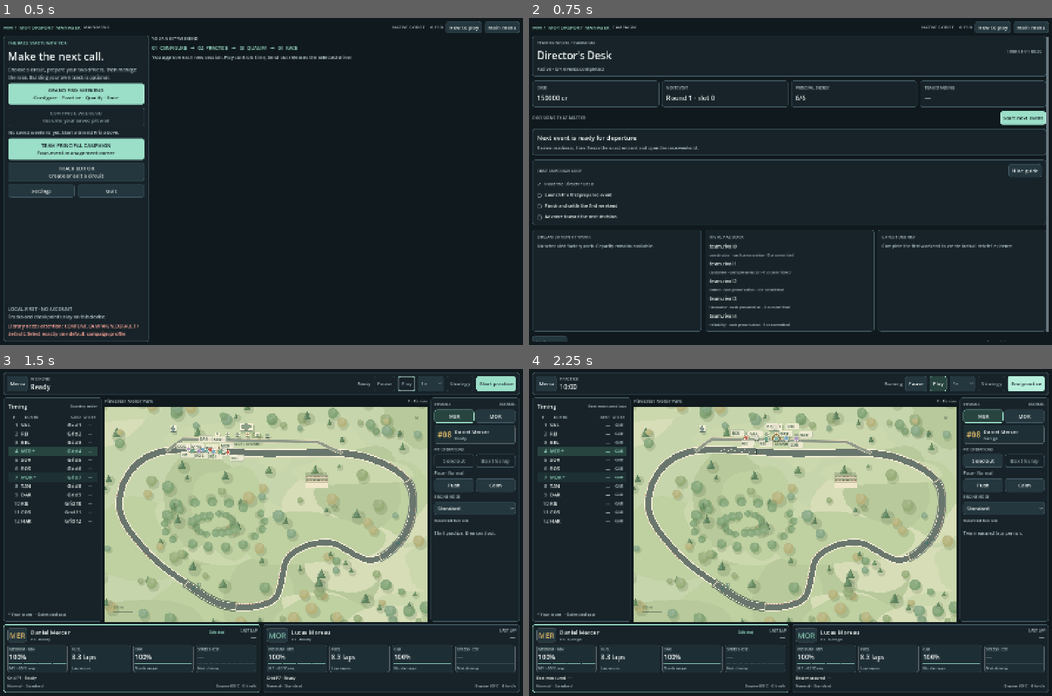
Above: before the commit, frames 1-4 (two rows, left to right).
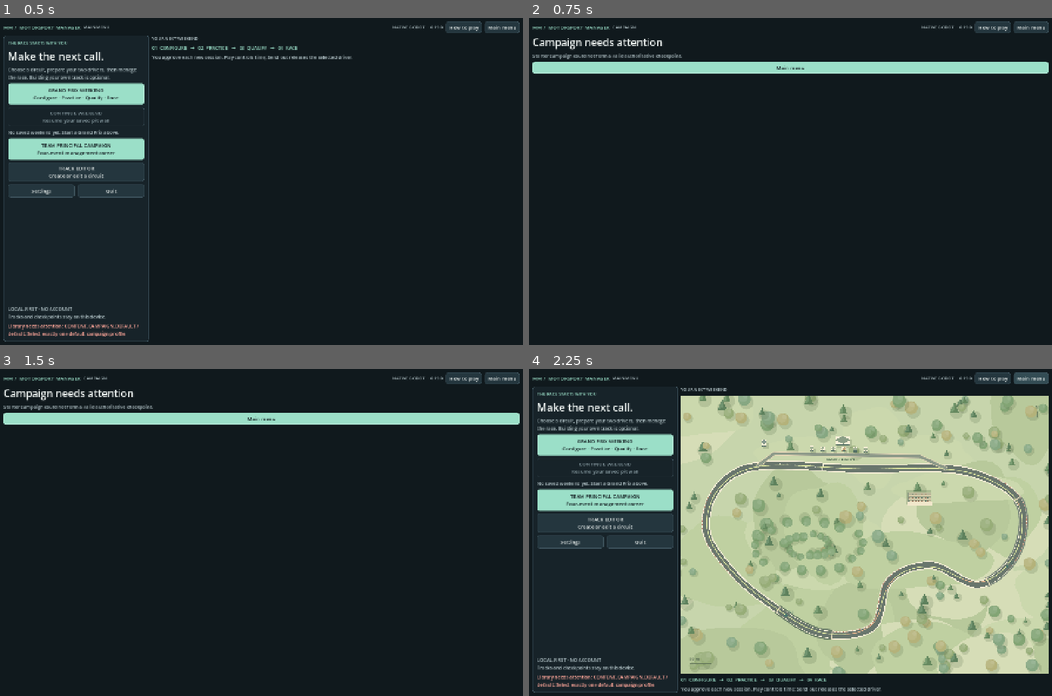
Above: after the commit, the same moments.

Repository: Luis85/motorsport-manager
Game: Godot game, scene res://scenes/main.tscn
Same seed, same stepped clock (60 frames per second), same inputs: the game is played once before the commit and once after it.
Inputs (mouse positions are in pixels of both pictures, inside the frame that each line leads up to):
- Up to frame 1 (0.5 s): no input
- Up to frame 2 (0.75 s): click "TEAM PRINCIPAL CAMPAIGN Four-…" at 0.5 s
- Up to frame 3 (1.5 s): click (491, 470) at 1.25 s, where only the run before the commit has a clickable "Start next event"
- Up to frame 4 (2.25 s): click (1025, 382) at 2 s, where only the run before the commit has a clickable "Start practice"

Frame 1 is identical in both runs. In frame 2, 11% of the frame differs, in the area x 0-100%, y 5-99%; in frame 3, 52%; in frame 4, 55%, in the area x 0-100%, y 1-99%.

Commit message:
refactor: drive rival tuning from campaign policy

Diff:
--- a/scripts/domain/campaign/rivals.gd
+++ b/scripts/domain/campaign/rivals.gd
@@ -81,6 +81,7 @@
 		"person_ids": input.get("person_ids", []).duplicate(true),
 		"car_ids": input.get("car_ids", []).duplicate(true),
 		"archetype": input.get("archetype", "independent"),
+		"policy": input.get("policy", {}).duplicate(true),
 		"created_slot": created_slot, "cash_minor": input.get("cash_minor"),
 		"reserve_minor": input.get("reserve_minor"), "committed_minor": 0,
 		"capability_bps": input.get("capability_bps", 10000),
@@ -92,8 +93,10 @@
 	return data if _team_error(data).is_empty() else {}
 
 static func _team_error(data: Variant) -> String:
-	if not data is Dictionary or data.size() != 15:
+	if not data is Dictionary or data.size() not in [15, 16]:
 		return "Campaign rival team has an unsupported shape."
+	if data.has("policy") and not CampaignRivalPolicy.valid(data.policy):
+		return "Campaign rival team has an invalid planning policy."
 	for key in ["team_id", "entrant_id"]:
 		if not CampaignIdentity.valid(data.get(key)): return "Campaign rival team has an invalid " + key + "."
 	if data.get("archetype") not in ARCHETYPES or data.get("project") not in PROJECTS:
@@ -130,32 +133,39 @@
 
 static func _settle_previous(team: Dictionary) -> Dictionary:
 	var result = team.duplicate(true)
+	var policy = _policy(result)
 	var spend = int(result.committed_minor)
 	if spend > 0:
 		result.cash_minor = maxi(0, int(result.cash_minor) - spend)
-		var gain = mini(250, int(round(float(spend) / 200.0)))
-		if result.project == "reliability": gain = int(round(gain * 0.8))
-		elif result.project == "driver_development": gain = int(round(gain * 0.6))
+		var gain = mini(int(policy.max_gain_bps), int(round(float(spend) / float(policy.gain_minor_per_bps))))
+		if result.project == "reliability":
+			gain = int(round(float(gain) * float(policy.reliability_gain_bps) / 10000.0))
+		elif result.project == "driver_development":
+			gain = int(round(float(gain) * float(policy.driver_development_gain_bps) / 10000.0))
 		result.capability_bps = mini(MAX_CAPABILITY_BPS, int(result.capability_bps) + gain)
 	result.committed_minor = 0
 	return result
 
 static func _choose_plan(team: Dictionary, public_context: Dictionary) -> String:
+	var policy = _policy(team)
 	var rank = int(public_context.get("team_positions", {}).get(team.team_id, 99))
-	if int(team.cash_minor) - int(team.reserve_minor) < 5000: return "cash_preservation"
+	if int(team.cash_minor) - int(team.reserve_minor) < int(policy.cash_preservation_threshold_minor):
+		return "cash_preservation"
 	if team.archetype == "reliability": return "reliability"
 	if team.archetype == "talent": return "driver_development"
 	if team.archetype in ["constructor", "innovator"]: return "balanced_development"
-	if rank <= 2 and team.archetype in ["customer", "independent"]: return "cash_preservation"
+	if rank <= int(policy.leading_rank_threshold) and team.archetype in ["customer", "independent"]:
+		return "cash_preservation"
 	return "balanced_development"
 
 static func _project_spend(team: Dictionary, plan: String) -> int:
 	if plan == "cash_preservation": return 0
+	var policy = _policy(team)
 	var available = maxi(0, int(team.cash_minor) - int(team.reserve_minor))
-	var target = 6000
-	if plan == "balanced_development": target = 10000
-	elif plan == "driver_development": target = 5000
-	return mini(available, target)
+	return mini(available, int(policy.plan_spend_minor.get(plan, 0)))
+
+static func _policy(team: Dictionary) -> Dictionary:
+	return CampaignRivalPolicy.normalized(team.get("policy", {}))
 
 static func _record_digest_error(data: Dictionary) -> String:
 	var content = data.duplicate(true); content.erase("digest")
